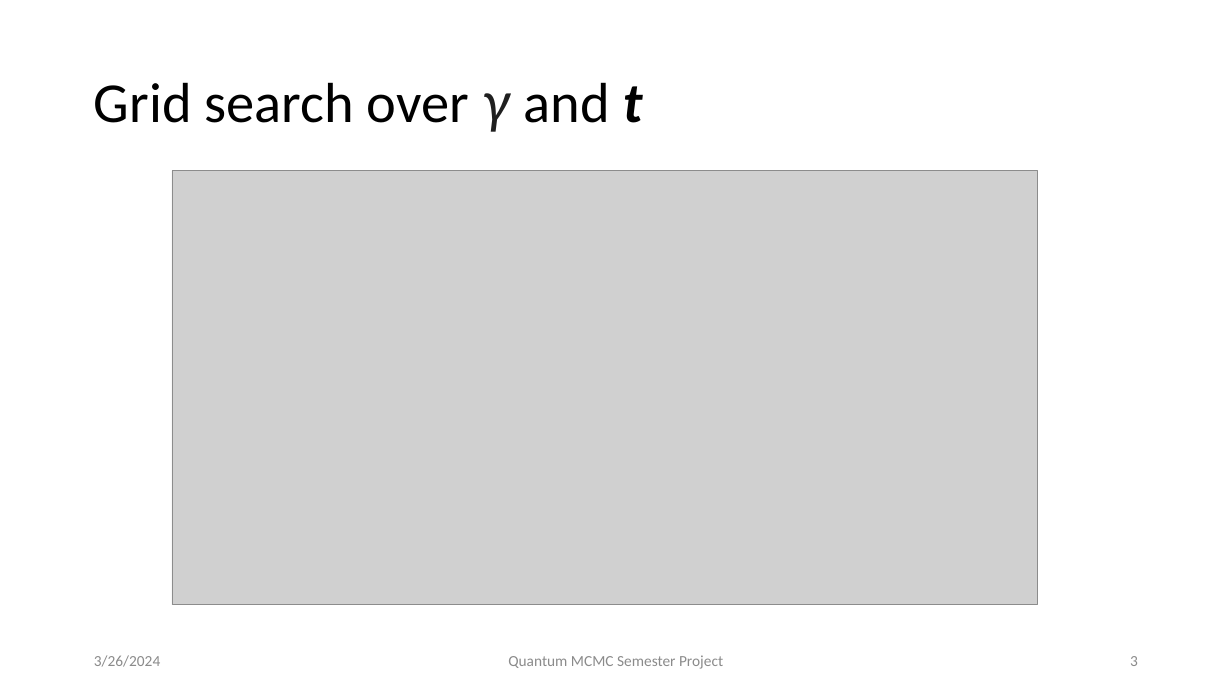
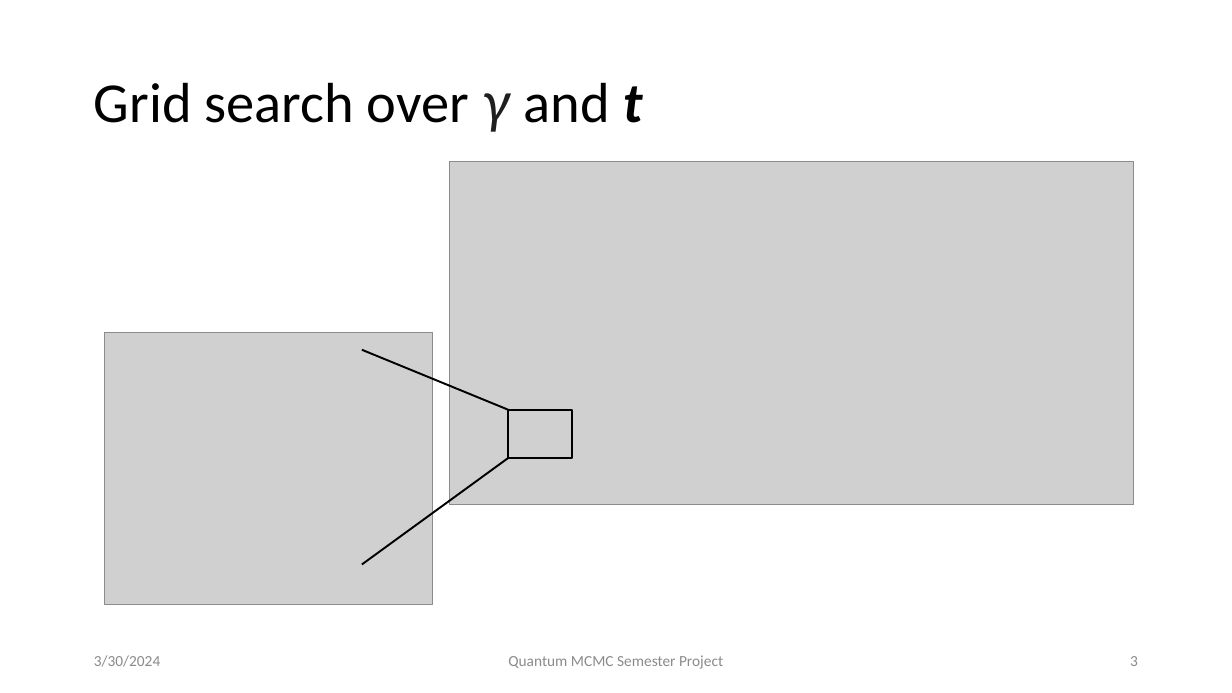
Before and after one commit to petr-ivashkov/quantum-mcmc, a slide deck: slide 3 of slides/progress_presentation_1.pptx. Drawn at 1232x693 pixels with LibreOffice and Linux fonts; fonts in the diff are those of the drawing; grey boxes stand for pictures. Boxes give left, top, right and bottom in pixels: in the first picture for what was removed or moved away, otherwise in the second. Text is boxed around its words. In the diff, an @@ line names an element or a change of style, - is before the commit and + after.

Commit message:
more grid search

```diff
--- a/slides/progress_presentation_1.pptx
+++ b/slides/progress_presentation_1.pptx
@@ picture removed at <box>172,171,1037,605</box> @@
@@ picture added at <box>450,161,1134,505</box> @@
@@ picture added at <box>104,333,433,604</box> @@
@@ line added from (508, 409) to (362, 350), #000000 1.5 pt @@
@@ rectangle added at <box>508,409,572,457</box>, outline #000000 1.5 pt @@
@@ line added from (362, 565) to (508, 458), #000000 1.5 pt @@
@@ text at <box>94,655,160,667</box>: text changed @@
-3/26/2024
+3/30/2024
```
Also in this commit, not shown: 3 other slides changed, 10 slides added, 2 other files.
